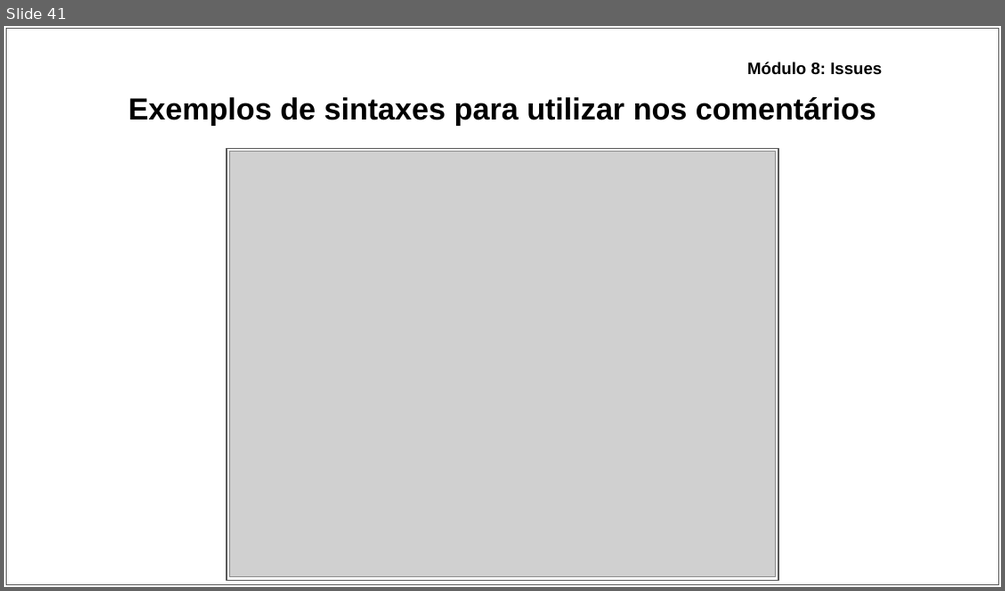
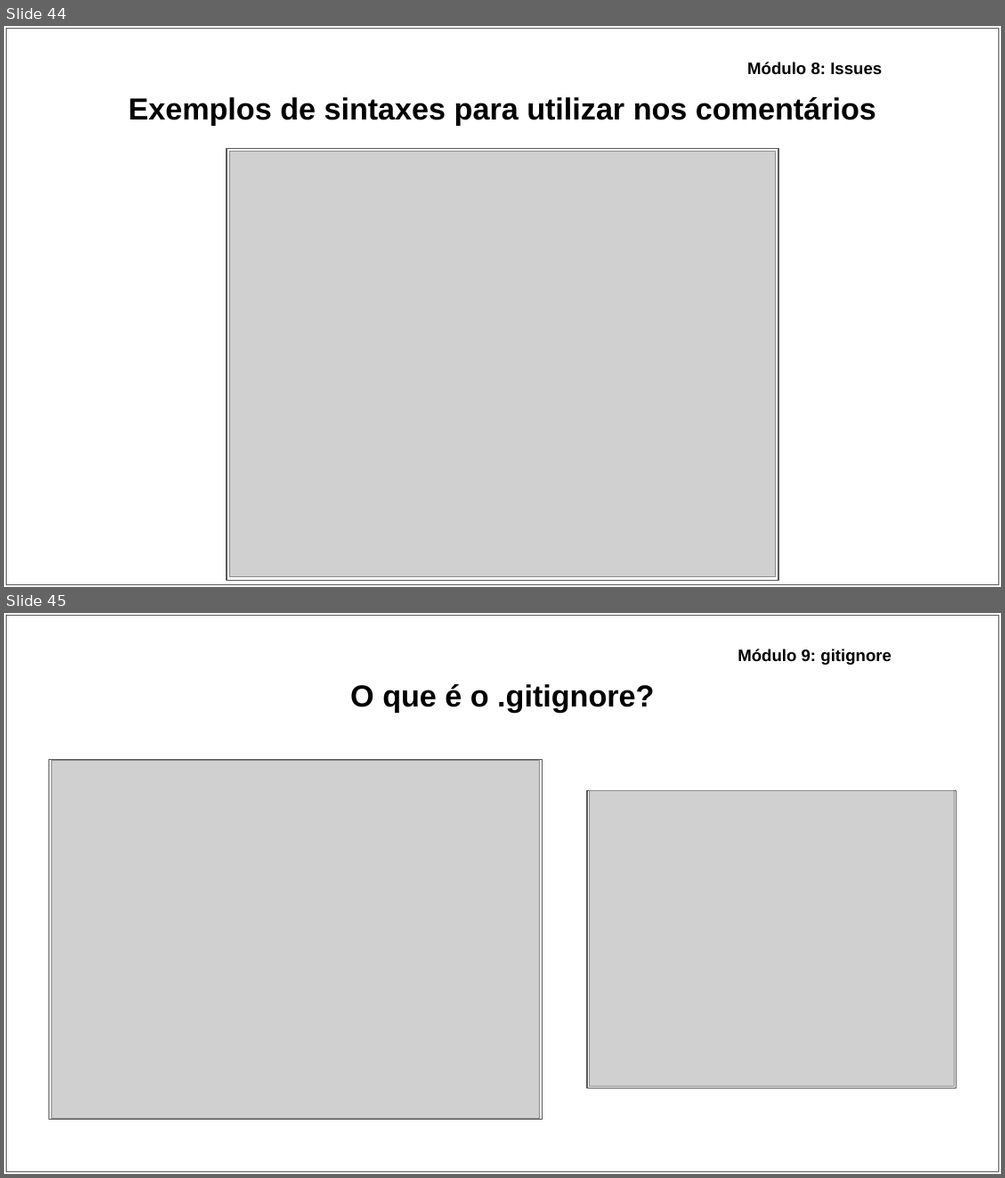
Before and after one commit to ryancunha13/Curso-Git-01, a slide deck: Materiais didáticos/Apresentação - Curso de Git_GitHub.pptx. Shown one above the other, each under a label of ours: slide 41 before the commit, slides 44 and 45 after it. The pictures are 1005x591 and 1005x1178 pixels, drawn with LibreOffice and Linux fonts; fonts in the diff are those of the drawing; grey boxes stand for pictures. Boxes give left, top, right and bottom in pixels: in the first picture for what was removed or moved away, otherwise in the second. Text is boxed around its words. In the diff, an @@ line names an element or a change of style, - is before the commit and + after.

```diff
--- a/Materiais didáticos/Apresentação - Curso de Git_GitHub.pptx
+++ b/Materiais didáticos/Apresentação - Curso de Git_GitHub.pptx
@@ slide 45 added at bbox=[4, 613, 1001, 1174], background #FFFFFF @@
@@ rectangle added at bbox=[6, 615, 999, 1171], fill #FFFFFF, outline #595959 0.75 pt @@
@@ text added at bbox=[737, 649, 891, 665], 12 pt, text #000000, bold @@
+Módulo 9: gitignore
@@ title added at bbox=[350, 684, 654, 713], 22 pt, text #000000, bold @@
+O que é o .gitignore?
@@ rectangle added at bbox=[48, 760, 542, 1119], fill #FFFFFF, outline #595959 0.75 pt @@
@@ picture added at bbox=[52, 761, 541, 1119] @@
@@ rectangle added at bbox=[587, 790, 956, 1087], fill #FFFFFF, outline #595959 0.75 pt @@
@@ picture added at bbox=[589, 790, 954, 1086] @@
@@ what was slide 41 is now slide 44 @@
```
Also in this commit, not shown: 2 slides changed, 6 other slides added, 3 other files.
